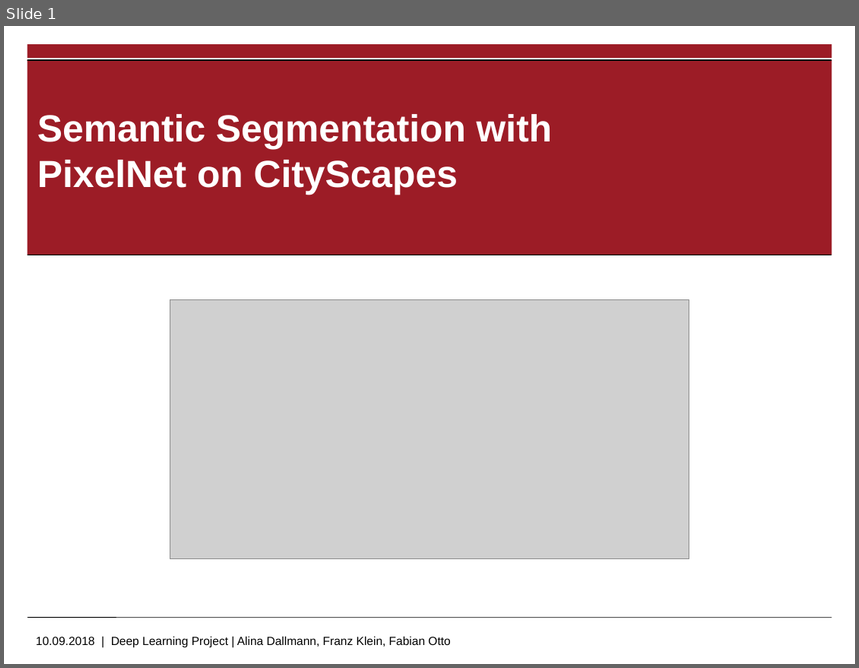
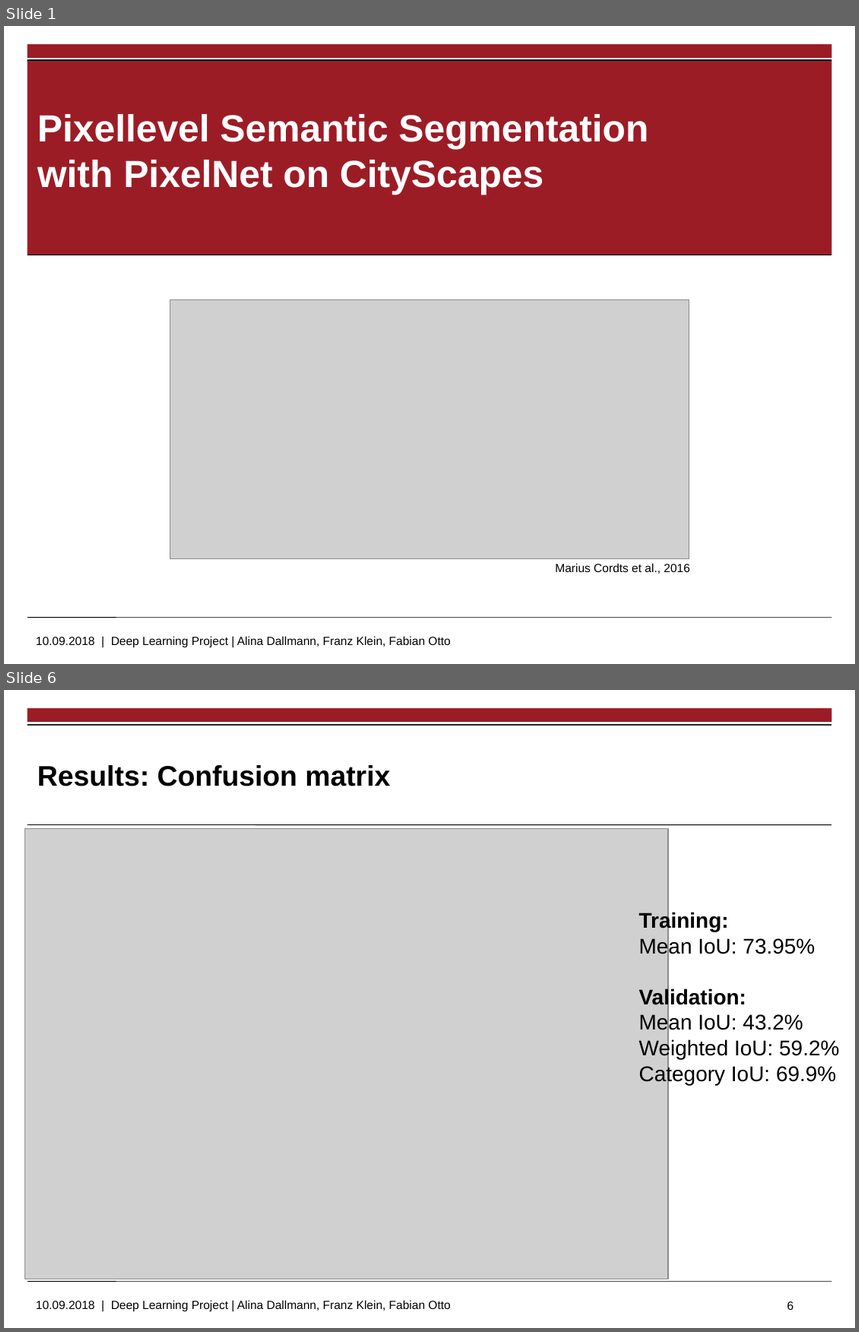
Before and after one commit to ottofabian/DeepLearning_Project, a slide deck: Project Presentation.pptx. Shown one above the other, each under a label of ours: slide 1 before the commit, slides 1 and 6 after it; the slides between them are not shown. The pictures are 859x668 and 859x1332 pixels, drawn with LibreOffice and Linux fonts; fonts in the diff are those of the drawing; grey boxes stand for pictures; background and template pictures are left out. Boxes give left, top, right and bottom in pixels: in the first picture for what was removed or moved away, otherwise in the second. Text is boxed around its words. In the diff, an @@ line names an element or a change of style, - is before the commit and + after.

```diff
--- a/Project Presentation.pptx
+++ b/Project Presentation.pptx
@@ slide 6 added at [4, 690, 855, 1328], background #FFFFFF; not listed: 3 template elements that a slide beside it also shows @@
@@ rectangle added at [27, 724, 832, 726], fill #000000 @@
@@ title added at [37, 765, 390, 787], 24 pt, text #000000, bold @@
+Results: Confusion matrix
@@ line added from (27, 825) to (832, 825), #000000 0.6 pt @@
@@ picture added at [25, 829, 668, 1279] @@
@@ text added at [639, 911, 839, 1085], 18 pt, text #000000 @@
+Training:
+Mean IoU: 73.95%
+Validation:
+Mean IoU: 43.2%
+Weighted IoU: 59.2%
+Category IoU: 69.9%
@@ page number added at [788, 1302, 794, 1310], 10 pt, text #000000 @@
+6
@@ slide 1 changed as well @@
@@ title at [37, 114, 648, 195]: text changed @@
-Semantic Segmentation with PixelNet on CityScapes
+Pixellevel Semantic Segmentation with PixelNet on CityScapes
@@ text added at [555, 563, 690, 574], 10 pt, text #000000 @@
+Marius Cordts et al., 2016
```
Also in this commit, not shown: 2 other slides changed, 6 other slides added, 7 slides removed, 1 other file.
